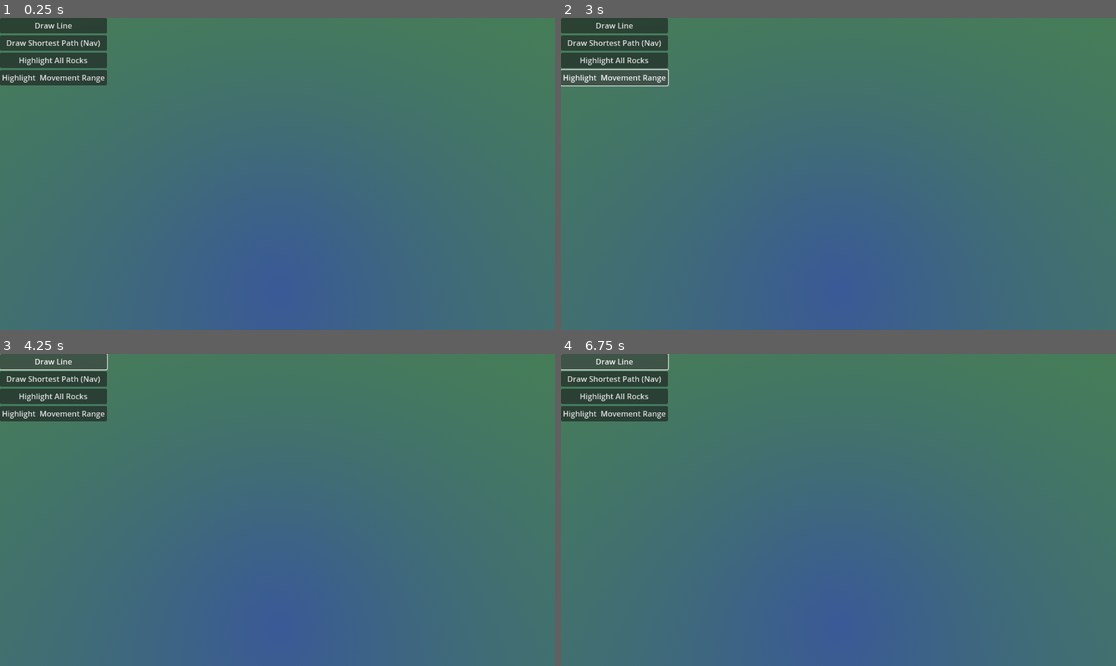
Above: before the commit, frames 1-4 (two rows, left to right).
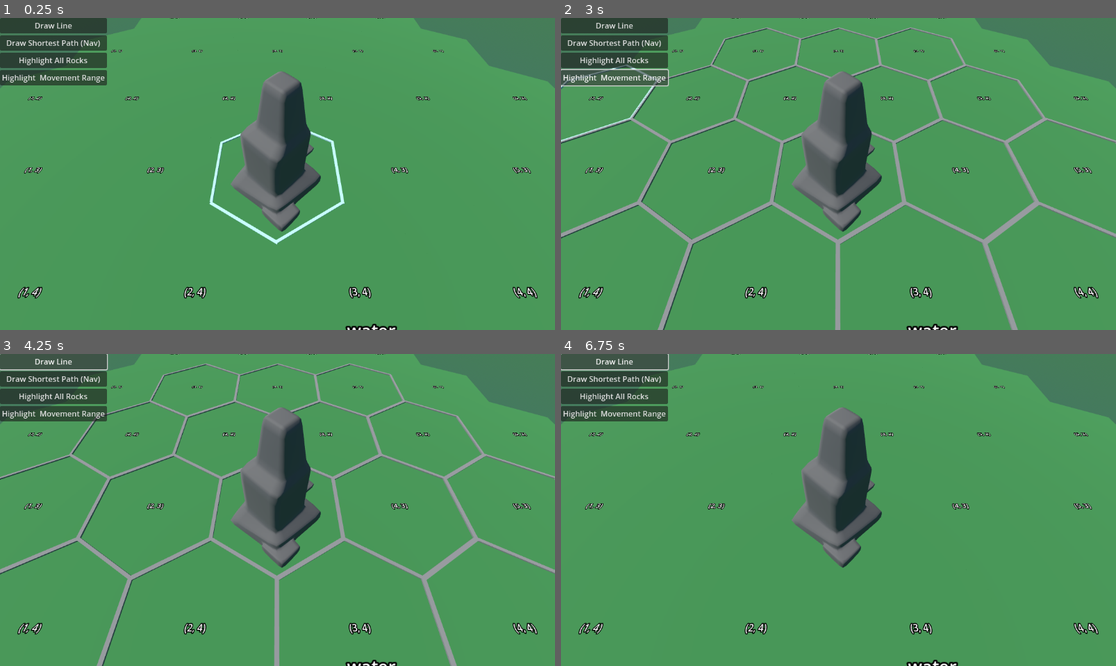
Above: after the commit, the same moments.

Repository: nheeb/spell-tactics
Game: Godot game, scene res://Logic/Main.tscn
Same seed, same stepped clock (60 frames per second), same inputs: the game is played once before the commit and once after it.
Inputs:
- Up to frame 1 (0.25 s): no input
- Up to frame 2 (3 s): click "Draw Shortest Path (Nav)" at 0.5 s; click "Draw Line" at 1.25 s; click "Highlight All Rocks" at 2 s; click "Highlight Movement Range" at 2.75 s
- Up to frame 3 (4.25 s): click "Draw Line" at 3.5 s
- Up to frame 4 (6.75 s): click "Draw Shortest Path (Nav)" at 4.25 s; click "Highlight All Rocks" at 5 s; click "Highlight Movement Range" at 5.75 s; click "Draw Line" at 6.5 s

The runs differ from the first frame. In frame 1, 92% of the frame differs, in the area x 0-100%, y 0-100%; in frame 2, 92%; in frame 3, 92%; in frame 4, 92%.
Error before the commit: Parse Error: Could not resolve external class member "_init". (res://Logic/Tiles/Level.gd:189)

Commit message:
rename TileGrid to Level in TileGridSearch

Diff:
--- a/Logic/Tiles/Level.gd
+++ b/Logic/Tiles/Level.gd
@@ -60,8 +60,8 @@
 	n_rows = 2 * n + 1
 	n_cols = 2 * n + 1
 
-	print()
-	to_state()
+	# TODO finish implementing Entity to_state()
+	#to_state()
 
 ## Serialize the whole tile grid and all entities.
 func to_state() -> LevelState:
@@ -146,10 +146,6 @@
 	return tiles_in_distance
 
 
-func move_all_entities(from: Tile, to: Tile):
-	pass
-
-
 func _highlight_tile_set(tiles: Array[Tile], type: Highlight.Type):
 	for tile in tiles:
 		tile.set_highlight(type, true)
@@ -185,8 +181,8 @@
 	_unhighlight_tile_set(get_all_tiles_with(type), Highlight.Type.Energy)
 
 
-func search(from: Vector2i, to: Vector2i) -> TileGridSearch:
-	return TileGridSearch.new(self, from, to)
+func search(from: Vector2i, to: Vector2i) -> LevelSearch:
+	return LevelSearch.new(self, from, to)
 
 # ----- tool part -----
 @export var create_catan_grid: bool = false:
--- a/Logic/Tiles/TileGridSearch.gd
+++ b/Logic/Tiles/TileGridSearch.gd
@@ -1,6 +1,6 @@
-class_name TileGridSearch extends Object
+class_name LevelSearch extends Object
 
-var tile_grid: TileGrid
+var level: Level
 var start: Vector2i
 var target: Vector2i
 
@@ -10,8 +10,8 @@
 var path_found: bool = false
 var path: Array[Vector2i]
 
-func _init(_tile_grid: TileGrid, _start: Vector2i, _target: Vector2i):
-	tile_grid = _tile_grid
+func _init(_level: Level, _start: Vector2i, _target: Vector2i):
+	level = _level
 	start = _start
 	target = _target
 
@@ -24,11 +24,11 @@
 			return
 
 func _observe_tile(coord: Vector2i, current_path_distance: float, parent: TileGridSearchEntry):
-	if not tile_grid.is_location_in_bounds(coord):
+	if not level.is_location_in_bounds(coord):
 		return
 	if closed_set.has(coord):
 		return
-	if tile_grid.is_location_obstructed(coord):
+	if level.is_location_obstructed(coord):
 		return
 
 	var distance_to_target = (coord - target).length()
--- a/Prototype/Prototyping.gd
+++ b/Prototype/Prototyping.gd
@@ -27,7 +27,7 @@
 		flip2 = false
 
 func _on_nav_button_pressed() -> void:
-	var search = $TileGrid.search(Vector2i(0, 6), Vector2i(6, 0))
+	var search = $Level.search(Vector2i(0, 6), Vector2i(6, 0))
 	search.execute()
 	print(search.path)
 
--- a/project.godot
+++ b/project.godot
@@ -25,8 +25,6 @@
 
 gdscript/warnings/unused_variable=0
 gdscript/warnings/unused_parameter=0
-gdscript/warnings/unsafe_call_argument=1
-gdscript/warnings/return_value_discarded=1
 
 [editor]
 
